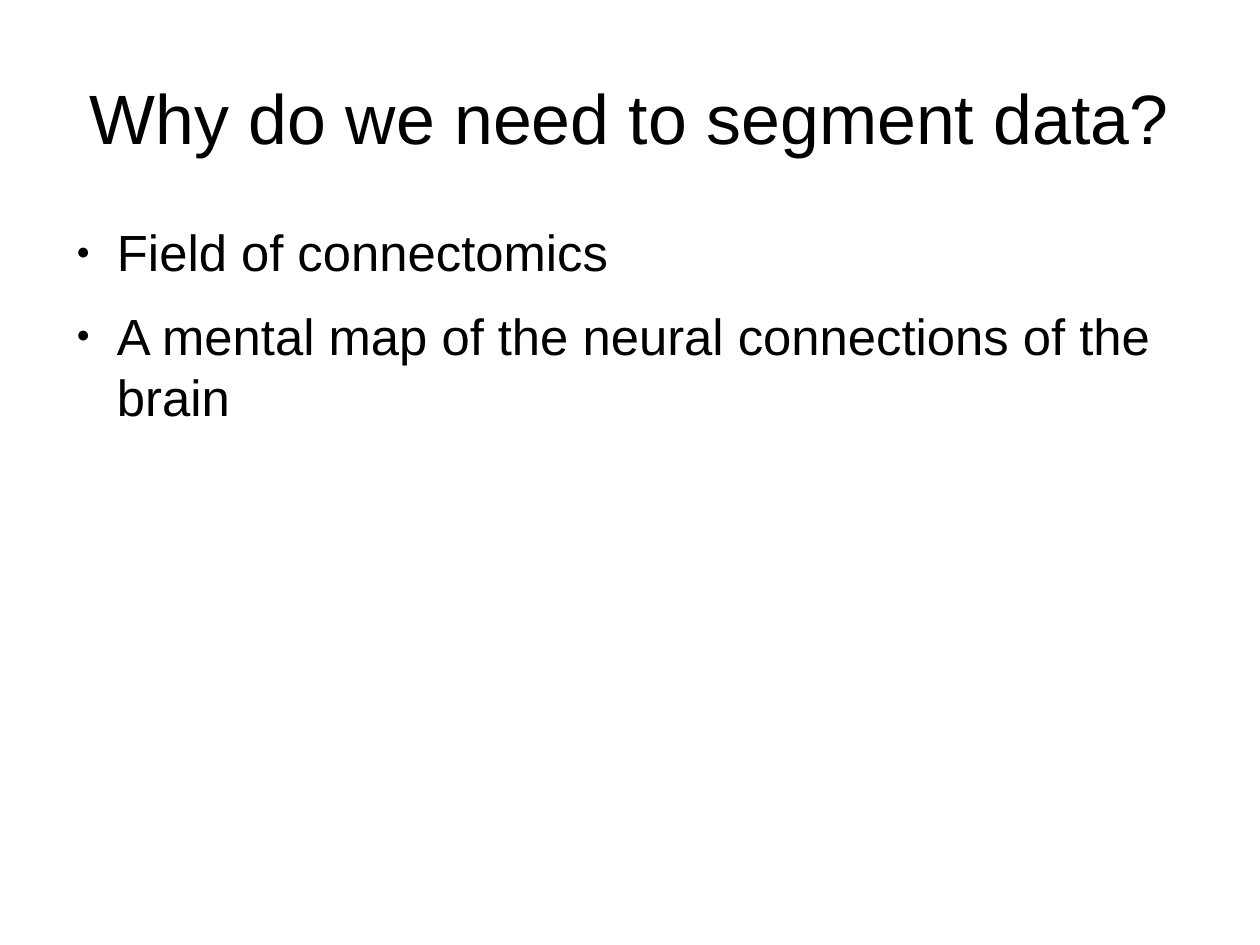
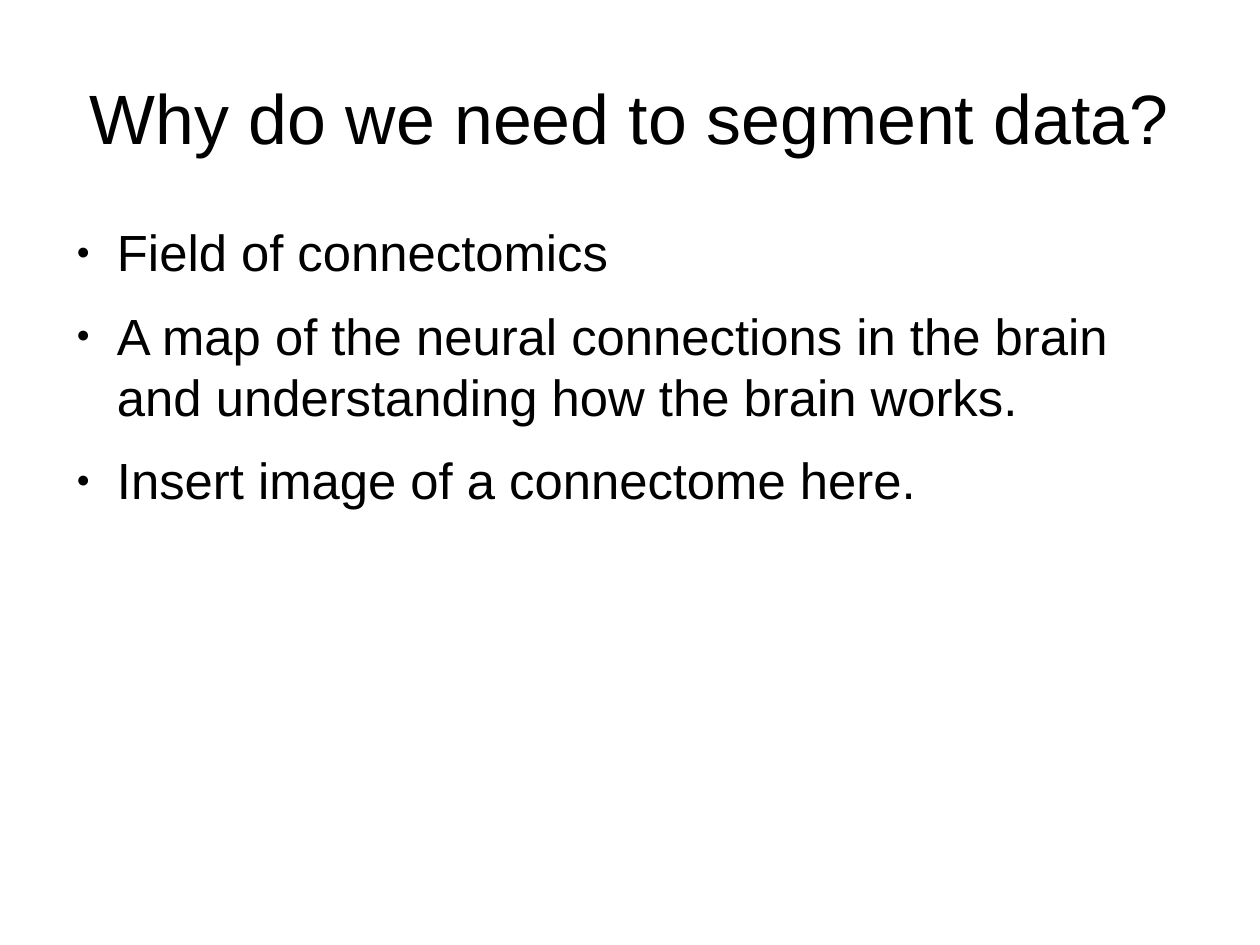
Before and after one commit to JohnnyTeutonic/view_all, a slide deck: slide 5 of Segmentation_Presentation.odp (slide 3 before the commit). Drawn at 1260x945 pixels with LibreOffice and Linux fonts; fonts in the diff are those of the drawing. Boxes give left, top, right and bottom in pixels: in the first picture for what was removed or moved away, otherwise in the second. Text is boxed around its words. In the diff, an @@ line names an element or a change of style, - is before the commit and + after.

```diff
--- a/Segmentation_Presentation.odp
+++ b/Segmentation_Presentation.odp
@@ text at (x1=117, y1=318, x2=1108, y2=510): text changed @@
-● A mental map of the neural connections of the brain
+● A map of the neural connections in the brain and understanding how the brain works.
+● Insert image of a connectome here.
```
Also in this commit, not shown: 6 other slides changed, 7 slides added, 1 slide removed, 1 other file.
